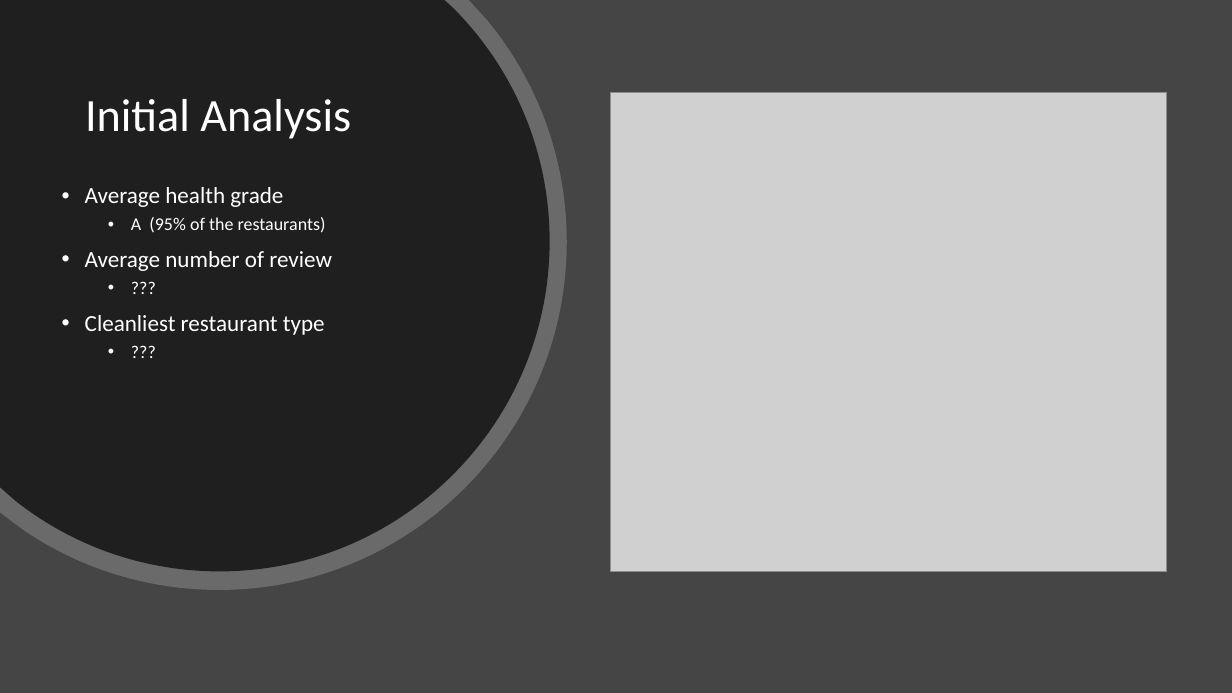
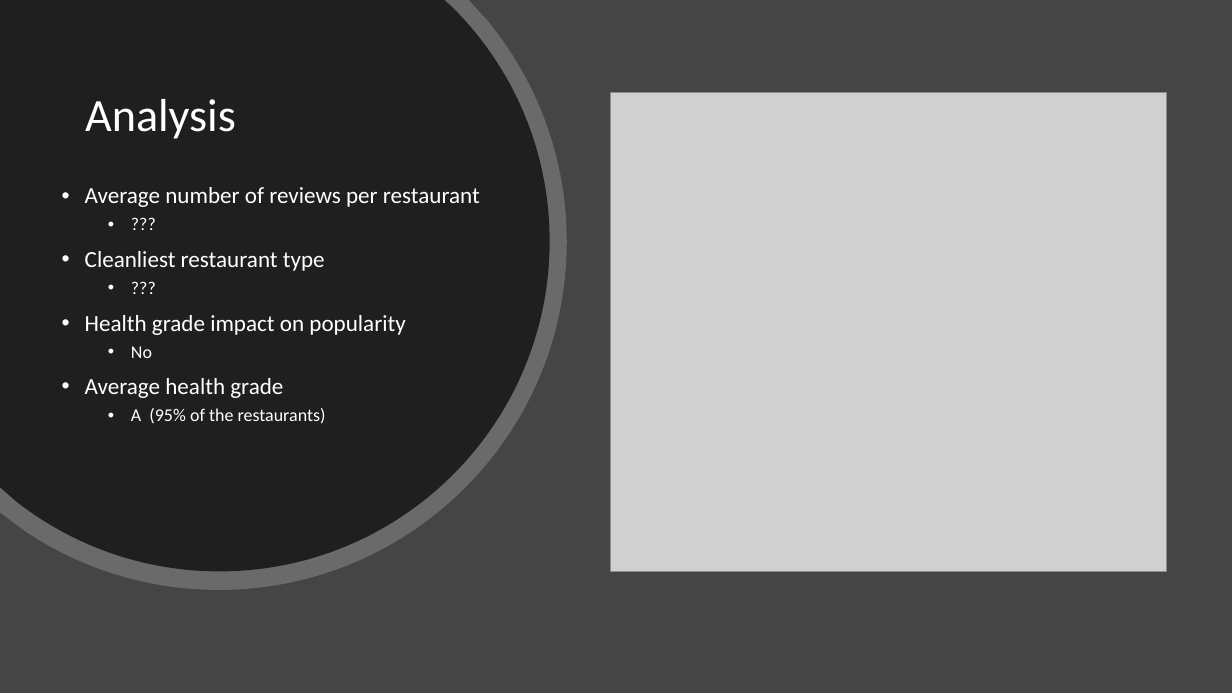
Before and after one commit to ryankchang/project1, a slide deck: slide 10 of GoodEats.pptx. Drawn at 1232x693 pixels with LibreOffice and Linux fonts; fonts in the diff are those of the drawing; grey boxes stand for pictures. Boxes give left, top, right and bottom in pixels: in the first picture for what was removed or moved away, otherwise in the second. Text is boxed around its words. In the diff, an @@ line names an element or a change of style, - is before the commit and + after.

```diff
--- a/GoodEats.pptx
+++ b/GoodEats.pptx
@@ title at (85, 99, 236, 139): text changed @@
-Initial Analysis
+Analysis
@@ text at (85, 187, 480, 207): text changed @@
-• Average health grade
-  • A (95% of the restaurants)
-• Average number of review
+• Average number of reviews per restaurant
@@ text at (85, 315, 405, 424): paragraphs added @@
+• Health grade impact on popularity
+  • No
+• Average health grade
+  • A (95% of the restaurants)
```
Also in this commit, not shown: 1 other slide changed, 1 slide added, 2 slides removed.
